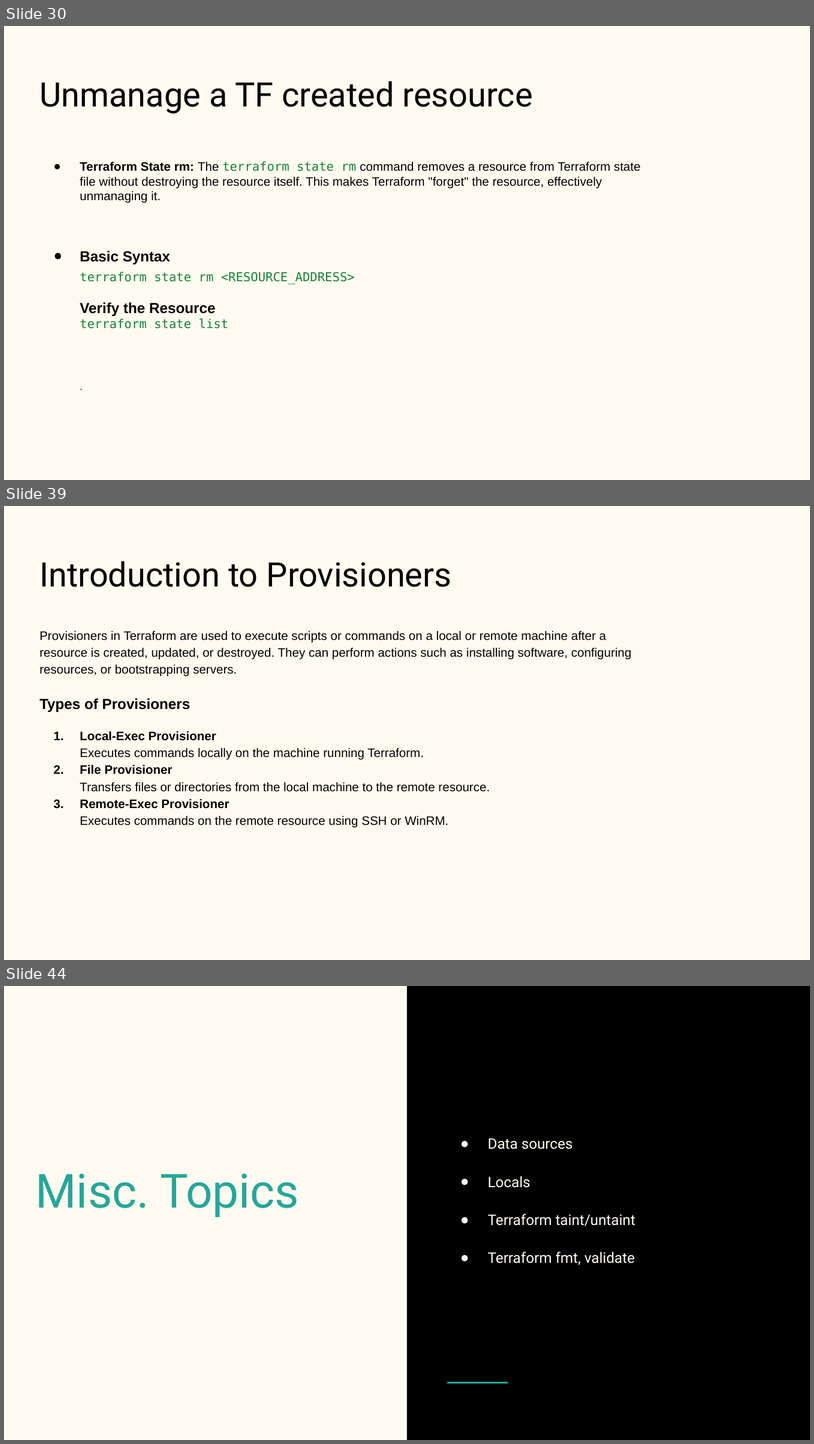
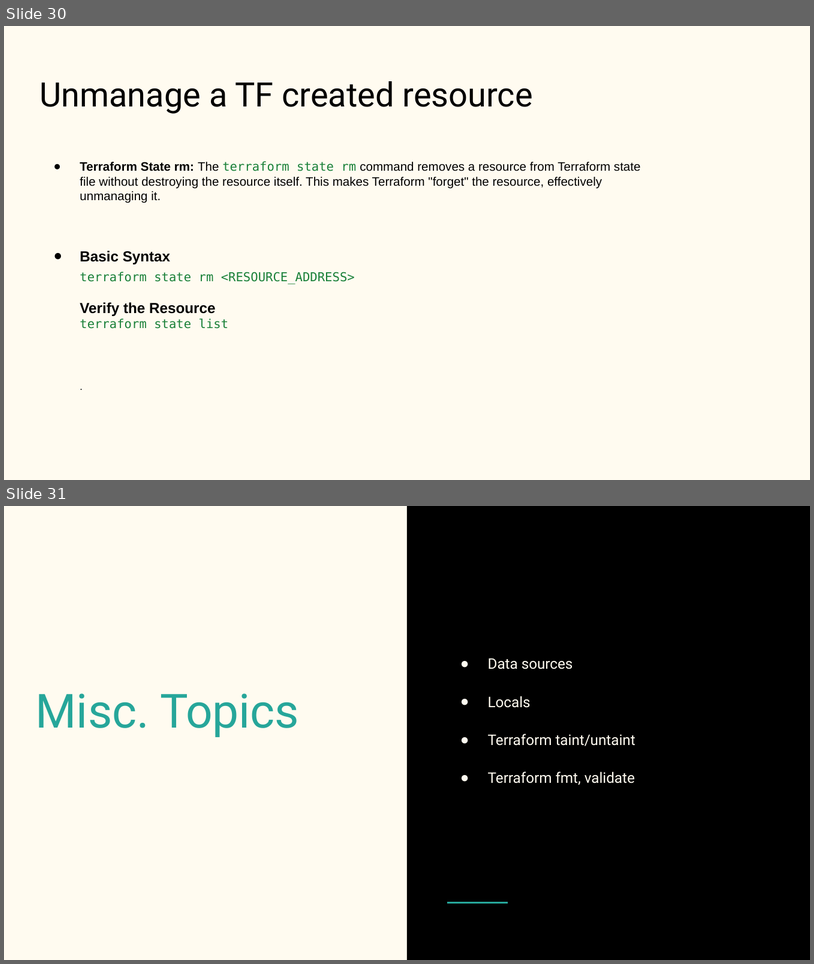
Before and after one commit to aishp411/PPMCAD12, a slide deck: Terraform/Terraform.pptx. Shown one above the other, each under a label of ours: slides 30, 39 and 44 before the commit, slides 30 and 31 after it; the slides between them are not shown. The pictures are 814x1444 and 814x964 pixels, drawn with LibreOffice and Linux fonts; fonts in the diff are those of the drawing. Boxes give left, top, right and bottom in pixels: in the first picture for what was removed or moved away, otherwise in the second. Text is boxed around its words. In the diff, an @@ line names an element or a change of style, - is before the commit and + after.

```diff
--- a/Terraform/Terraform.pptx
+++ b/Terraform/Terraform.pptx
@@ slide 39 removed at [4, 506, 810, 960], background #FFFBF0 @@
@@ title removed at [39, 561, 452, 587] @@
-Introduction to Provisioners
@@ text removed at [39, 631, 632, 828] @@
-Provisioners in Terraform are used to execute scripts or commands on a local or remote machine after a resource is created, updated, or destroyed. They can perform actions such as installing software, configuring resources, or bootstrapping servers.
-Types of Provisioners
-1. Local-Exec Provisioner
-   Executes commands locally on the machine running Terraform.
-2. File Provisioner
-   Transfers files or directories from the local machine to the remote resource.
-3. Remote-Exec Provisioner
-   Executes commands on the remote resource using SSH or WinRM.
@@ what was slide 44 is now slide 31 @@
```
Also in this commit, not shown: 2 slides changed, 13 other slides removed, 35 other files.
